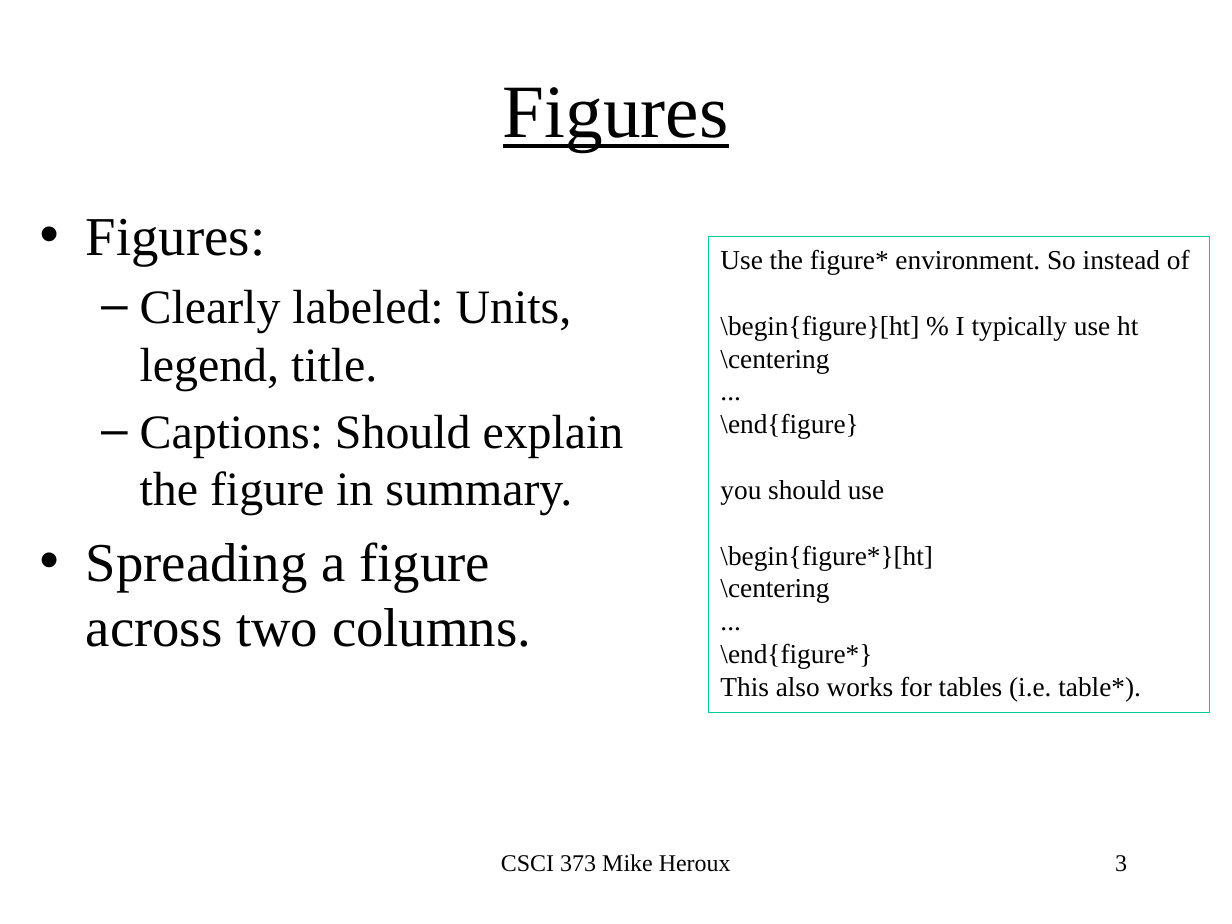
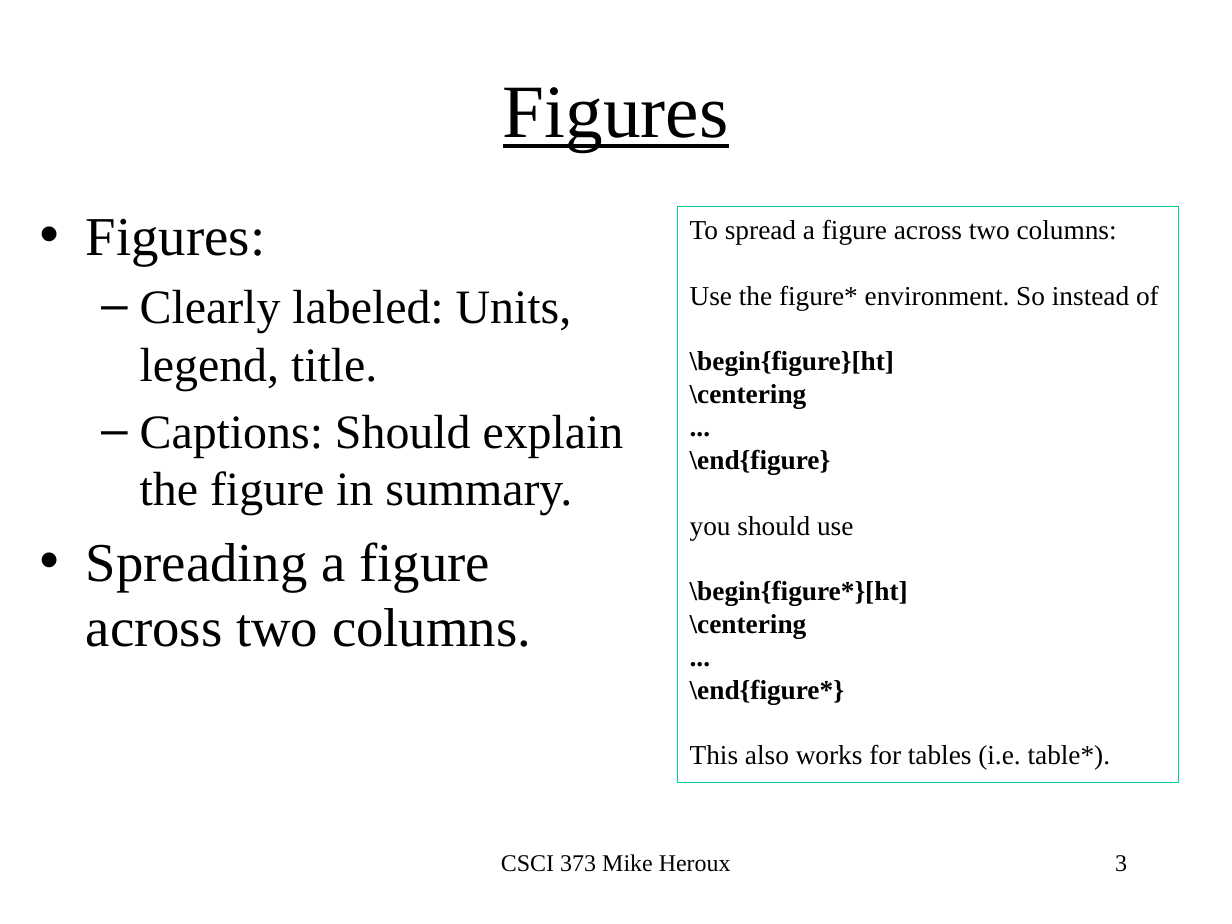
Before and after one commit to maherou/old.maherou.github.io, a slide deck: slide 3 of files/CS373/TechWritingSpeaking2.0.pptx. Drawn at 1232x924 pixels with LibreOffice and Linux fonts; fonts in the diff are those of the drawing. Boxes give left, top, right and bottom in pixels: in the first picture for what was removed or moved away, otherwise in the second. Text is boxed around its words. In the diff, an @@ line names an element or a change of style, - is before the commit and + after.

```diff
--- a/files/CS373/TechWritingSpeaking2.0.pptx
+++ b/files/CS373/TechWritingSpeaking2.0.pptx
@@ rectangle "To spread a figure across ...": place and size @@
-rectangle "To spread a figure across ..." at [708,237,1210,713]
+rectangle "To spread a figure across ..." at [678,206,1179,782]
@@ text in rectangle at [690,219,1117,244]: paragraph added @@
+To spread a figure across two columns:
@@ text in rectangle at [690,350,894,376]: text changed; bold on @@
-\begin{figure}[ht] % I typically use ht
+\begin{figure}[ht]
@@ text in rectangle at [690,384,908,704]: bold on in "\centering", "...", "\end{figure}", "\begin{figure*}[ht]" and 3 more places @@
```
Also in this commit, not shown: 1 other file.
